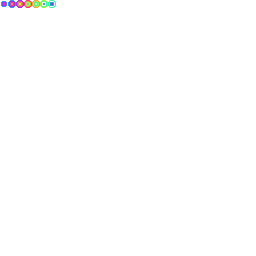
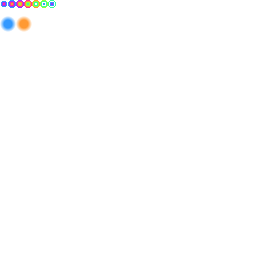
Comparing the layer stacks of the two 256×256 images. Changes:
added layer "Pasted Layer #1" above "Pasted Layer" over [16,16,32,32]
added layer "Pasted Layer" above "Background" over [0,16,16,32]
